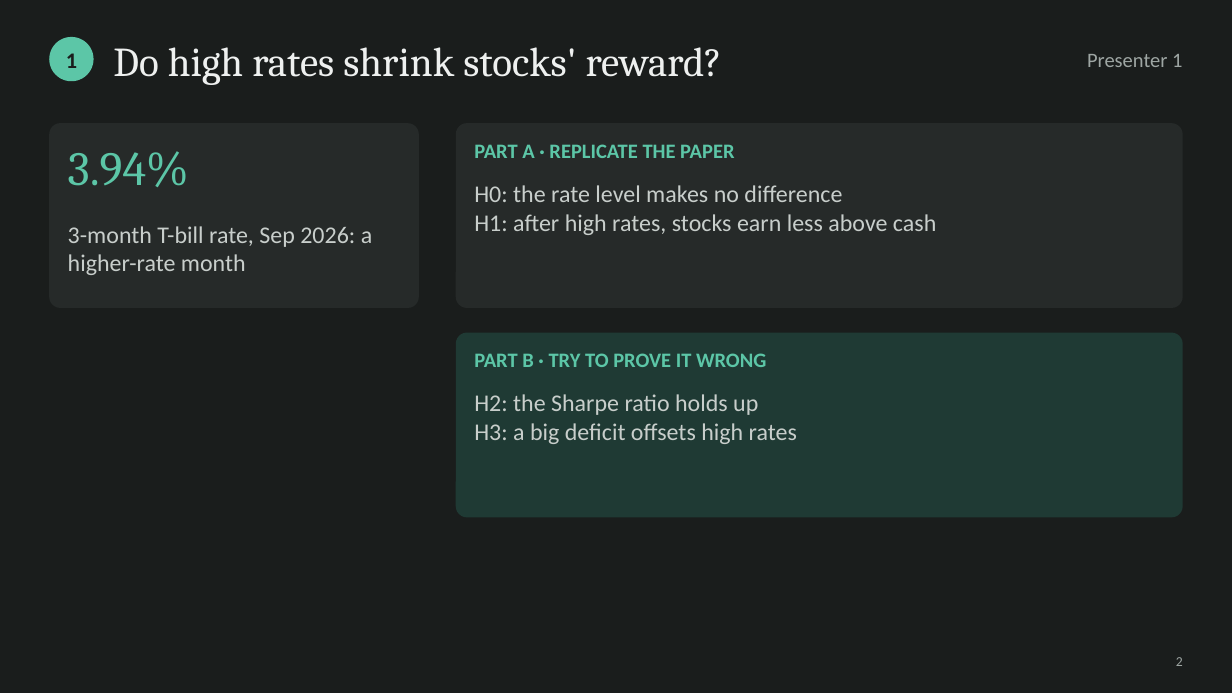
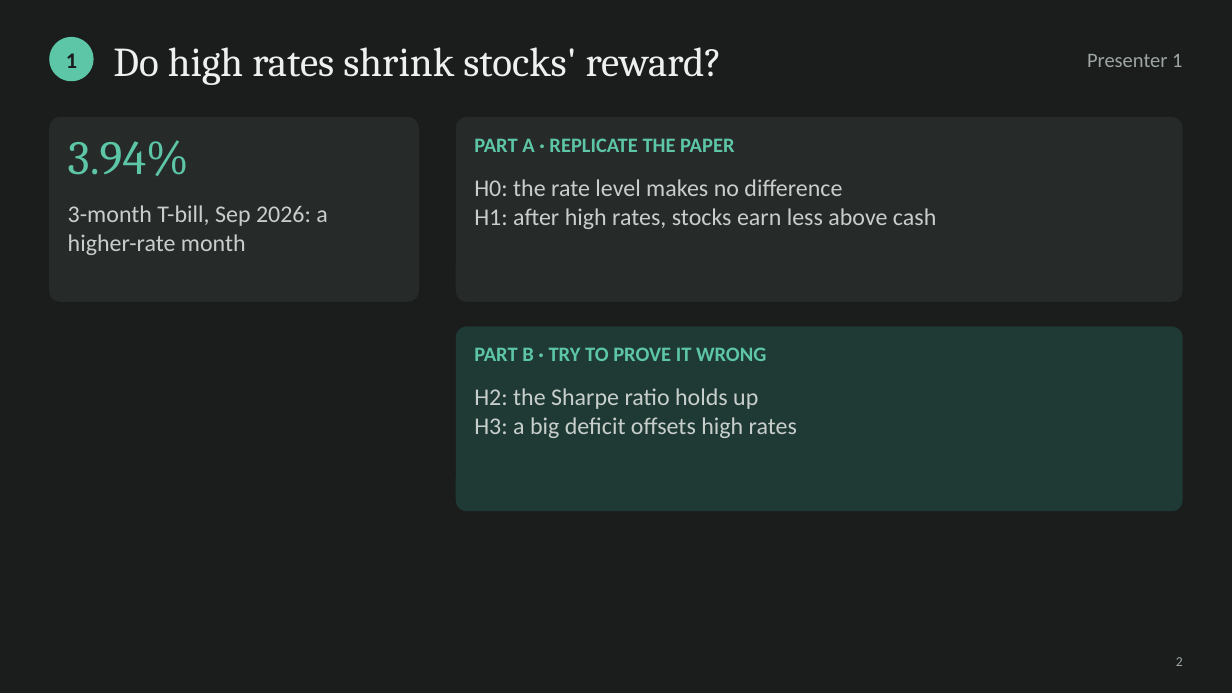
Before and after one commit to cyee02/MQF, a slide deck: slide 2 of QF600/Final Assignment/04 - Presentation Slides Group 6.pptx. Drawn at 1232x693 pixels with LibreOffice and Linux fonts; fonts in the diff are those of the drawing. Boxes give left, top, right and bottom in pixels: in the first picture for what was removed or moved away, otherwise in the second. Text is boxed around its words. In the diff, an @@ line names an element or a change of style, - is before the commit and + after.

```diff
--- a/QF600/Final Assignment/04 - Presentation Slides Group 6.pptx
+++ b/QF600/Final Assignment/04 - Presentation Slides Group 6.pptx
@@ text "3.94%": place and size @@
-text "3.94%" at <box>68,151,189,187</box>
+text "3.94%" at <box>68,140,189,176</box>
@@ text at <box>68,205,327,255</box>: text changed @@
-3-month T-bill rate, Sep 2026: a higher-rate month
+3-month T-bill, Sep 2026: a higher-rate month
@@ 4 texts, 3 rounded rectangles: place and size @@
-4 texts, 3 rounded rectangles at <box>49,123,1183,517</box>
+4 texts, 3 rounded rectangles at <box>49,117,1183,511</box>
```
Also in this commit, not shown: 11 other slides changed, 7 slides added, 2 slides removed, 34 other files.
